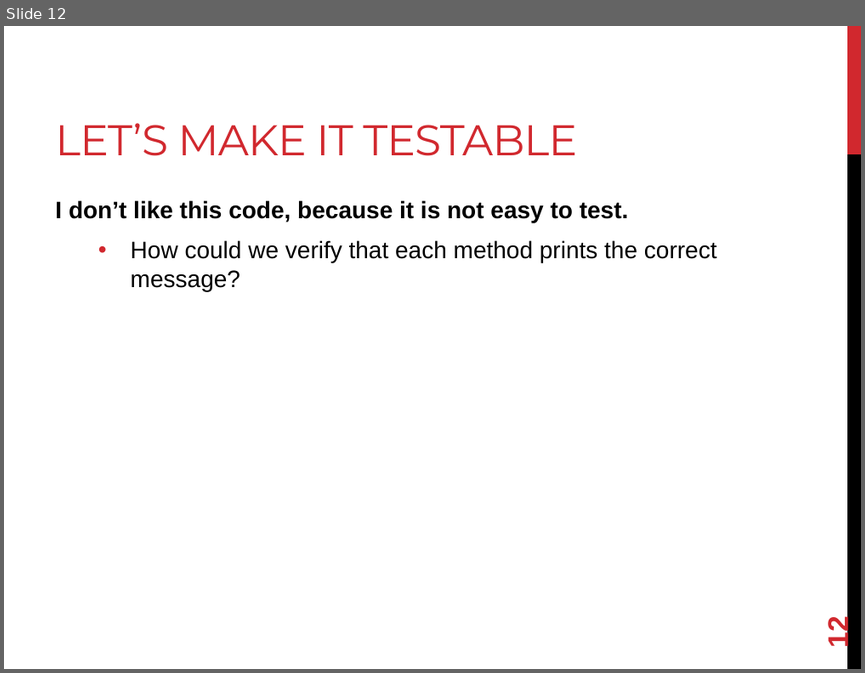
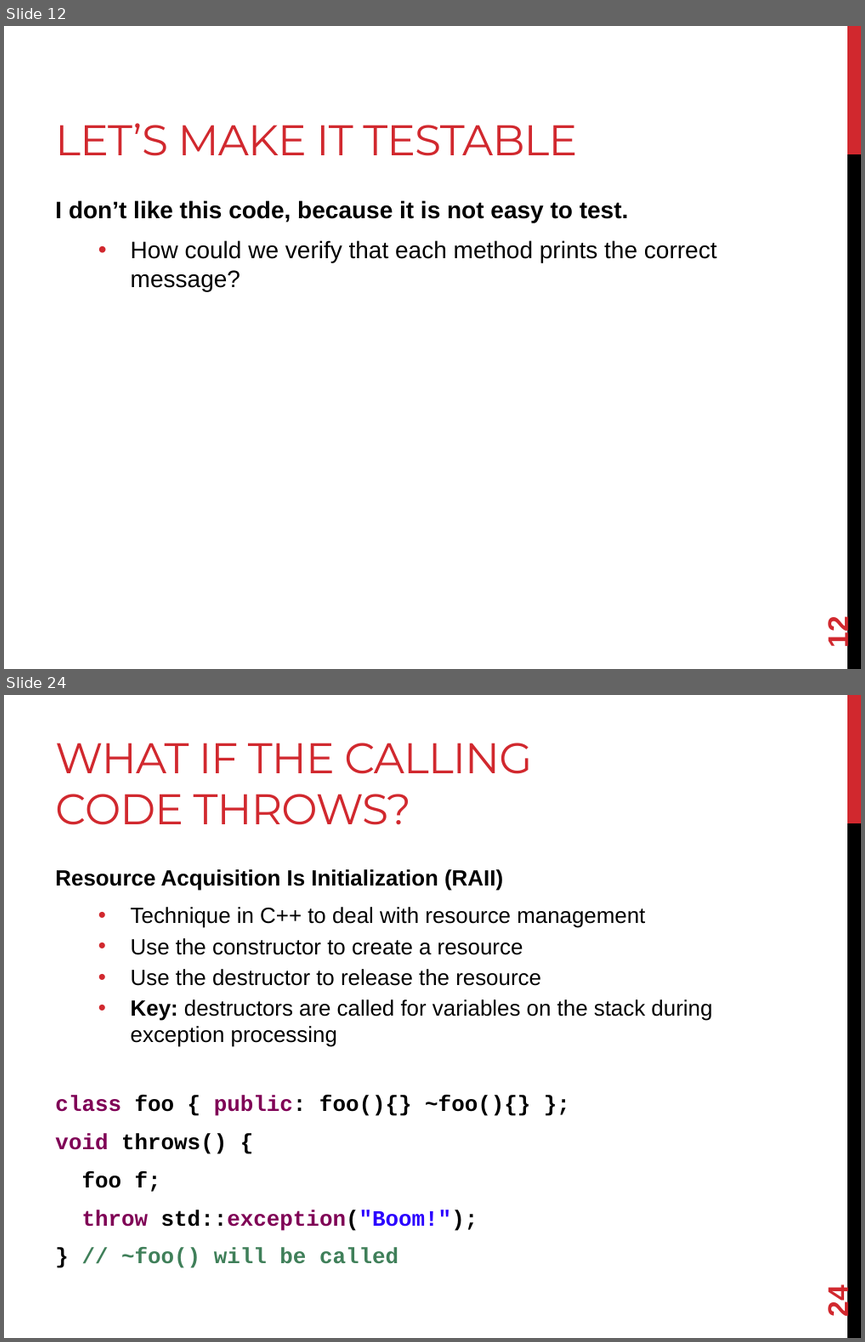
Before and after one commit to joshpeterson/DevelopingConcurrentSoftware, a slide deck: Lectures/Threads/Threads.pptx. Shown one above the other, each under a label of ours: slide 12 before the commit, slides 12 and 24 after it; the slides between them are not shown. The pictures are 865x673 and 865x1342 pixels, drawn with LibreOffice and Linux fonts; fonts in the diff are those of the drawing. Boxes give left, top, right and bottom in pixels: in the first picture for what was removed or moved away, otherwise in the second. Text is boxed around its words. In the diff, an @@ line names an element or a change of style, - is before the commit and + after.

```diff
--- a/Lectures/Threads/Threads.pptx
+++ b/Lectures/Threads/Threads.pptx
@@ slide 24 added at (x1=4, y1=695, x2=861, y2=1338), background #FFFFFF; not listed: 2 template elements that a slide beside it also shows @@
@@ title added at (x1=55, y1=743, x2=532, y2=825), 36 pt, text #D1282E @@
+WHAT IF THE CALLING CODE THROWS?
@@ text added at (x1=55, y1=869, x2=712, y2=1268), 18.5 pt, text #000000 @@
+Resource Acquisition Is Initialization (RAII)
+  • Technique in C++ to deal with resource management
+  • Use the constructor to create a resource
+  • Use the destructor to release the resource
+  • Key: destructors are called for variables on the stack during exception processing
+class foo { public: foo(){} ~foo(){} };
+void throws() {
+foo f;
+throw std::exception("Boom!");
+} // ~foo() will be called
@@ page number added at (x1=822, y1=1287, x2=854, y2=1315), 24 pt, text #D1282E, bold @@
+24
```
Also in this commit, not shown: 1 slide changed, 11 other slides added.
